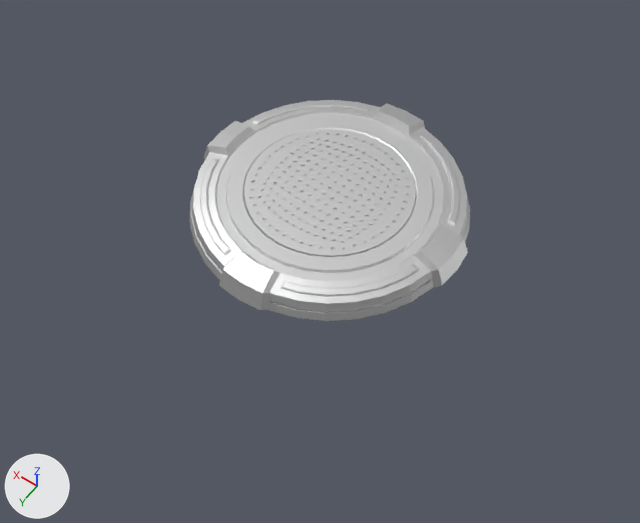
Renders of the Blender file Model/Base.blend from each side of a commit.
Both versions are drawn from a 50 mm camera at (-8.06, 11.68, 16.95) aimed at (-0.44, 1.02, 0.18). The axes (+X, +Y, +Z) are drawn at lower left. The lights are the same throughout.

In view in the first picture: 'Base.001'.
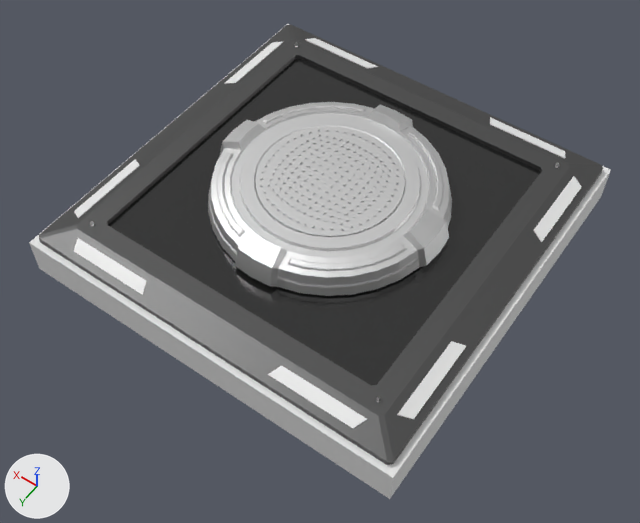
Boxes [x1, y1, x2, y2] around the edits, measured in the pictures (640 x 523 px):
'Base', added: after [39, 25, 603, 465]
    faces in mat_material_004 (dark grey #5e5e5e): [39, 25, 603, 465]
    faces in mat_material_009 (black #161616): [108, 59, 541, 386]
    faces in mat_material_005 (its picture is missing): [74, 38, 582, 428]
'Base.001', moved, rescaled (13% narrower, 12% shorter): before [190, 100, 470, 321]; after [208, 102, 452, 296]
'立方体.001', added: after [29, 24, 611, 499]

What changed in the scene script:
```text
Add mat_material_002:
    mat_material_002 = bpy.data.materials.new('Material.002')
    mat_material_002.use_nodes = True; mat_material_002.node_tree.nodes.clear()
    _N = mat_material_002.node_tree.nodes; _L = mat_material_002.node_tree.links
    n0 = _N.new('ShaderNodeOutputMaterial'); n0.name = 'Material Output'
    n1 = _N.new('ShaderNodeBsdfGlass'); n1.name = 'Glass BSDF'
    n1.distribution = 'BECKMANN'
    n1.inputs[1].default_value = 0.5  # 'Roughness'
    n1.inputs[2].default_value = 1.45  # 'IOR'
    _L.new(n1.outputs[0], n0.inputs[0])  # 'BSDF' to 'Surface'
Add mat_material_004:
    mat_material_004 = principled_material('Material.004')
    mat_material_004.base_color = (0.112, 0.112, 0.112)  # dark grey #5e5e5e
    mat_material_004.metallic = 0.695
    mat_material_004.roughness = 0.479
    mat_material_004.specular_ior_level = 0.377
Add mat_material_009:
    mat_material_009 = principled_material('Material.009')
    mat_material_009.base_color = (0.00793, 0.00793, 0.00793)  # black #161616
    mat_material_009.roughness = 0.179
    mat_material_009.specular_ior_level = 0.848
Add mat_material_005:
    mat_material_005 = principled_material('Material.005')
    mat_material_005.base_color = (0.8, 0.8, 0.8)  # white #e7e7e7
Add me_立方体_006:
    me_立方体_006.from_pydata(...)  # a box spanning x -1.0..1.0, y -1.0..1.0, z 0.0..1.0
Add me_cylinder_004:
    me_cylinder_004.from_pydata(...)  # 341 vertices, 282 faces; spans x -104.0..104.0, y -104.0..104.0, z -3.0..17.0
    # faces by material slot: [200, 33, 1, 48]
    me_cylinder_004.materials.append(mat_material_002)
    me_cylinder_004.materials.append(mat_material_004)  # dark grey #5e5e5e
    me_cylinder_004.materials.append(mat_material_009)  # black #161616
    me_cylinder_004.materials.append(mat_material_005)  # its picture is missing
Change ob_base_001:
    ob_base_001.location: (0.0, 0.0, 1.0) -> (0.0, 0.0, 1.28)
    ob_base_001.scale: (0.581, 0.581, 0.449) -> (0.5, 0.5, 0.5)
Add ob_立方体_001:
    ob_立方体_001 = bpy.data.objects.new('立方体.001', me_立方体_006)
    ob_立方体_001.location = (0.0, 0.0, 0.0)
    ob_立方体_001.scale = (5.0, 5.0, 1.0)
Add ob_base:
    ob_base = bpy.data.objects.new('Base', me_cylinder_004)
    ob_base.location = (0.0, 0.0, 1.09)
    ob_base.scale = (0.0466, 0.0466, 0.0211)
```
